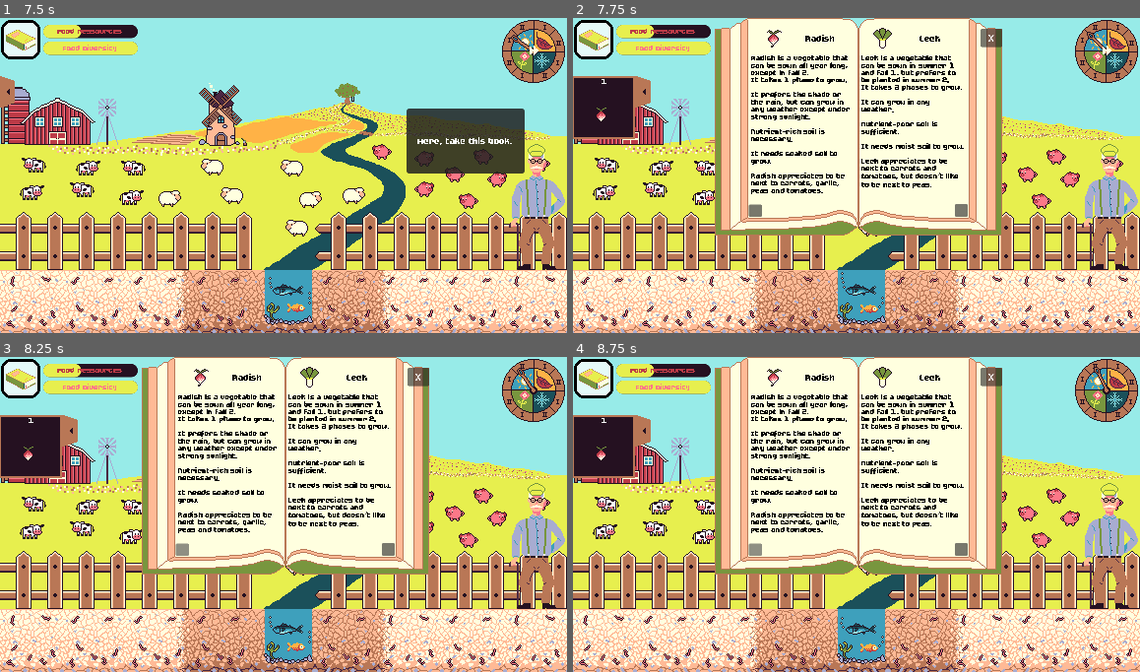
Above: before the commit, frames 1-4 (two rows, left to right).
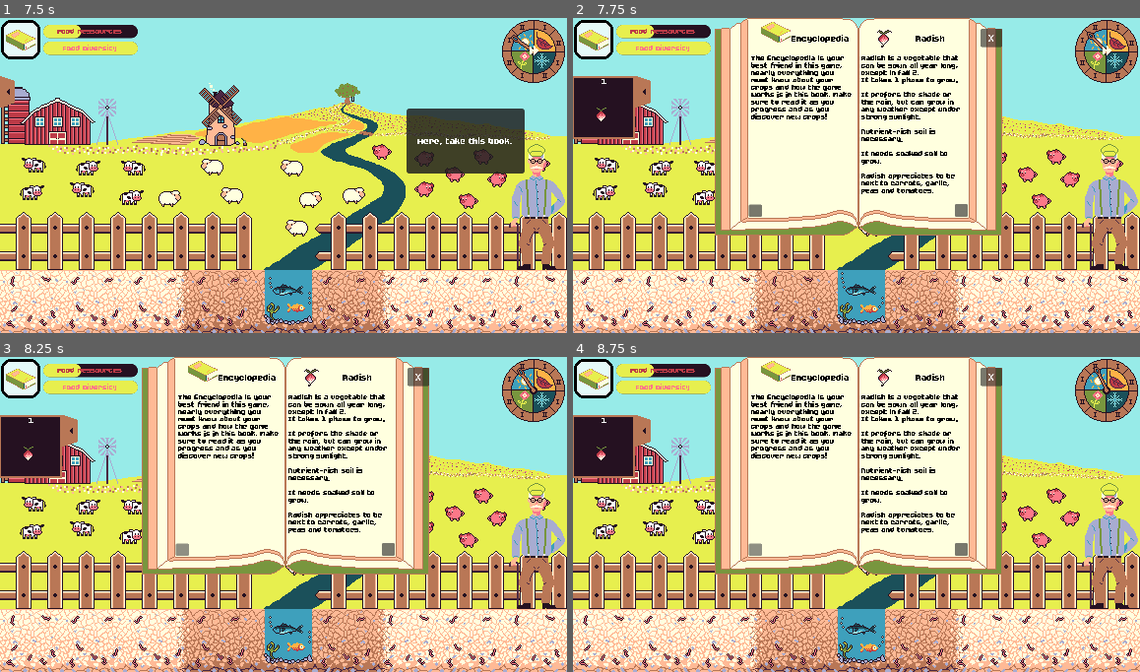
Above: after the commit, the same moments.

Repository: JustAlternate/Regenerative_Game_Jam
Game: Godot game, scene res://Scenes/menu.tscn
The game is run twice, just before and just after one commit, with the same random seed, the same clock (stepped at 60 frames per second) and the same inputs.
Inputs (mouse positions are in pixels of both pictures, inside the frame that each line leads up to):
- Up to frame 1 (7.5 s): click "Play" at 0.5 s; click (17, 90) at 1.25 s; click (464, 140) at 2.02 s; click (532, 49) at 2.75 s; click (17, 90) at 3.5 s; click (464, 140) at 4.27 s; click (532, 49) at 5 s; click (17, 90) at 5.75 s; click (464, 140) at 6.52 s; click (532, 49) at 7.25 s
- Up to frame 2 (7.75 s): no input
- Up to frame 3 (8.25 s): click (181, 549) at 8 s
- Up to frame 4 (8.75 s): no input

Frame 1 is identical in both runs. In frame 2, 4.2% of the frame differs, in the area x 31-69%, y 1-56%; in frame 3, 4.2%; in frame 4, 4.2%.

Commit message:
Bug encyclopédie réglé (j'espère)

Diff:
--- a/Scripts/encyclopedia.gd
+++ b/Scripts/encyclopedia.gd
@@ -77,8 +77,8 @@
 	$Book.visible = false
 	$BookCloseSFX.play_random_sound()
 
-func maj_book(actual_page_number):
-	if actual_page_number < Pages_unlocked:
+func maj_book(new_page_number):
+	if new_page_number < Pages_unlocked:
 		$Book/Page_gauche/Title.text = Pages[actual_page_number][0]
 		$Book/Page_gauche/Body.text = Pages[actual_page_number][1]
 		$Book/Page_gauche/Item.set_animation(Pages[actual_page_number][2])
@@ -87,7 +87,7 @@
 		$Book/Page_gauche/Body.text = ""
 		$Book/Page_gauche/Item.set_animation("vide")
 
-	if actual_page_number+1 < Pages_unlocked:
+	if new_page_number+1 < Pages_unlocked:
 		$Book/Page_droite/Title.text = Pages[actual_page_number+1 ][0]
 		$Book/Page_droite/Body.text = Pages[actual_page_number+1 ][1]
 		$Book/Page_droite/Item.set_animation(Pages[actual_page_number+1 ][2])
@@ -96,12 +96,12 @@
 		$Book/Page_droite/Body.text = ""
 		$Book/Page_droite/Item.set_animation("vide")
 
-	if actual_page_number == Pages_unlocked-1:
+	if new_page_number == Pages_unlocked-1:
 		$Book/Next_Page.visible = false
 	else:
 		$Book/Next_Page.visible = true
 
-	if actual_page_number == 0:
+	if new_page_number == 0:
 		$Book/Previous_Page.visible = false
 	else:
 		$Book/Previous_Page.visible = true
@@ -110,10 +110,10 @@
 
 func open_on_name(plant:String):
 	if plant != "None":
-		actual_page_number = summary[plant]
+		var new_page_number = summary[plant]
 		$Book.show()
 		$PageFlipSFX.play_random_sound()
-		maj_book(actual_page_number)
+		maj_book(new_page_number)
 
 func _on_next_page_button_down():
 	if not(actual_page_number == Pages_unlocked-2):
Not shown: 1 places in fonts/label_setting.tres that only renumber resources
